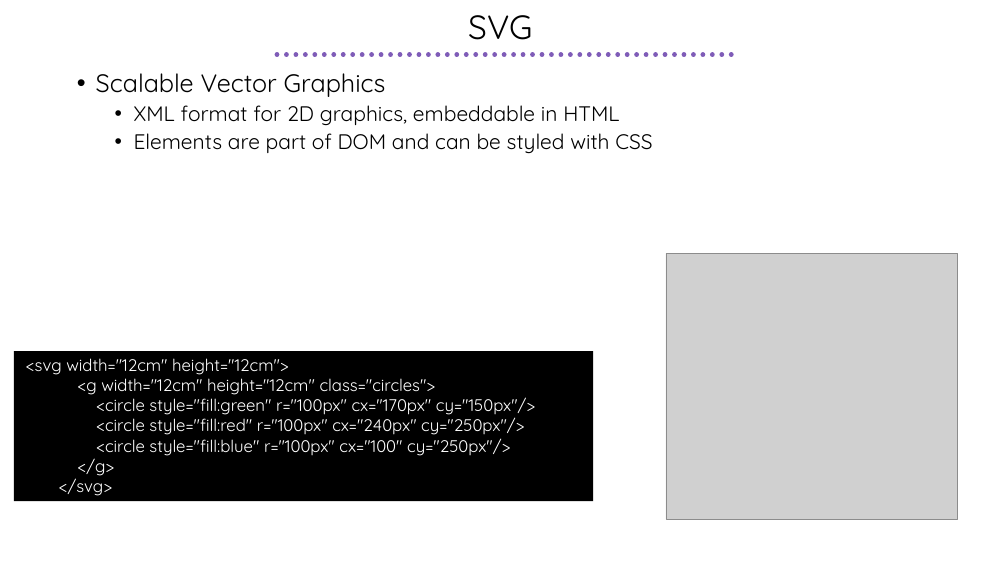
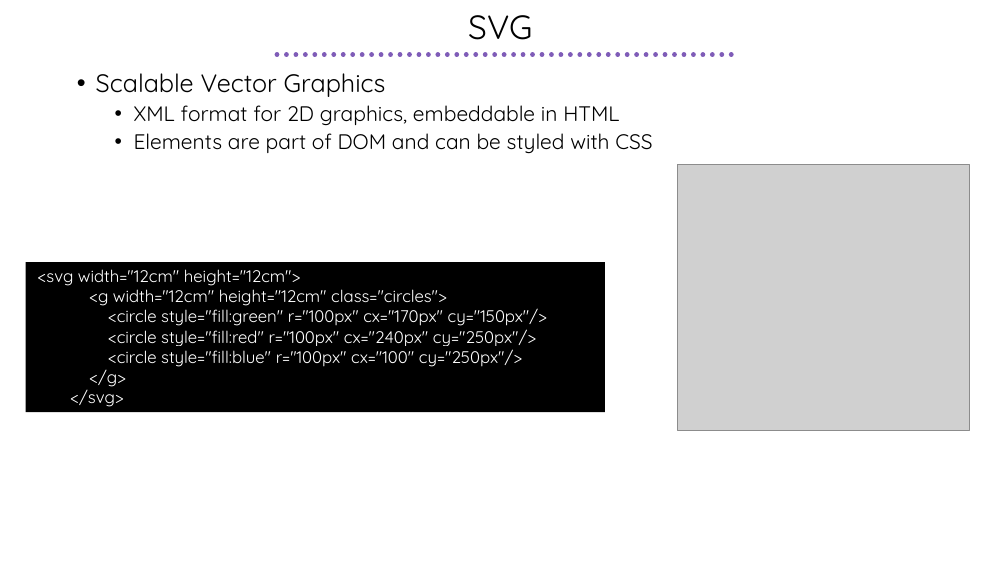
Before and after one commit to febret/intro2D3, a slide deck: slide 7 of Intro2D3.pptx. Drawn at 1008x567 pixels with LibreOffice and Linux fonts; fonts in the diff are those of the drawing; grey boxes stand for pictures. Boxes give left, top, right and bottom in pixels: in the first picture for what was removed or moved away, otherwise in the second. Text is boxed around its words. In the diff, an @@ line names an element or a change of style, - is before the commit and + after.

```diff
--- a/Intro2D3.pptx
+++ b/Intro2D3.pptx
@@ picture: place and size @@
-picture at (666, 253, 958, 519)
+picture at (678, 165, 969, 430)
@@ rectangle "<svg width="12cm" height="12cm">": place and size @@
-rectangle "<svg width="12cm" height="12cm">" at (14, 351, 593, 501)
+rectangle "<svg width="12cm" height="12cm">" at (26, 262, 605, 413)
```
Also in this commit, not shown: 4 other slides changed, 1 slide added, 1 slide removed, 1 other file.
